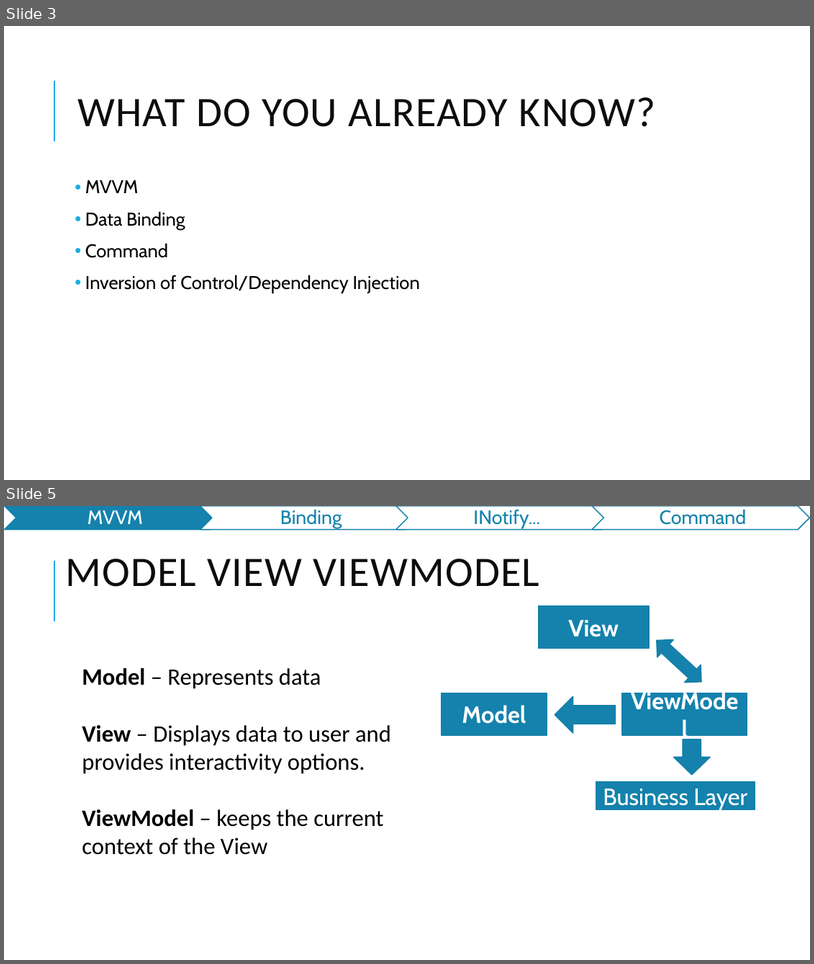
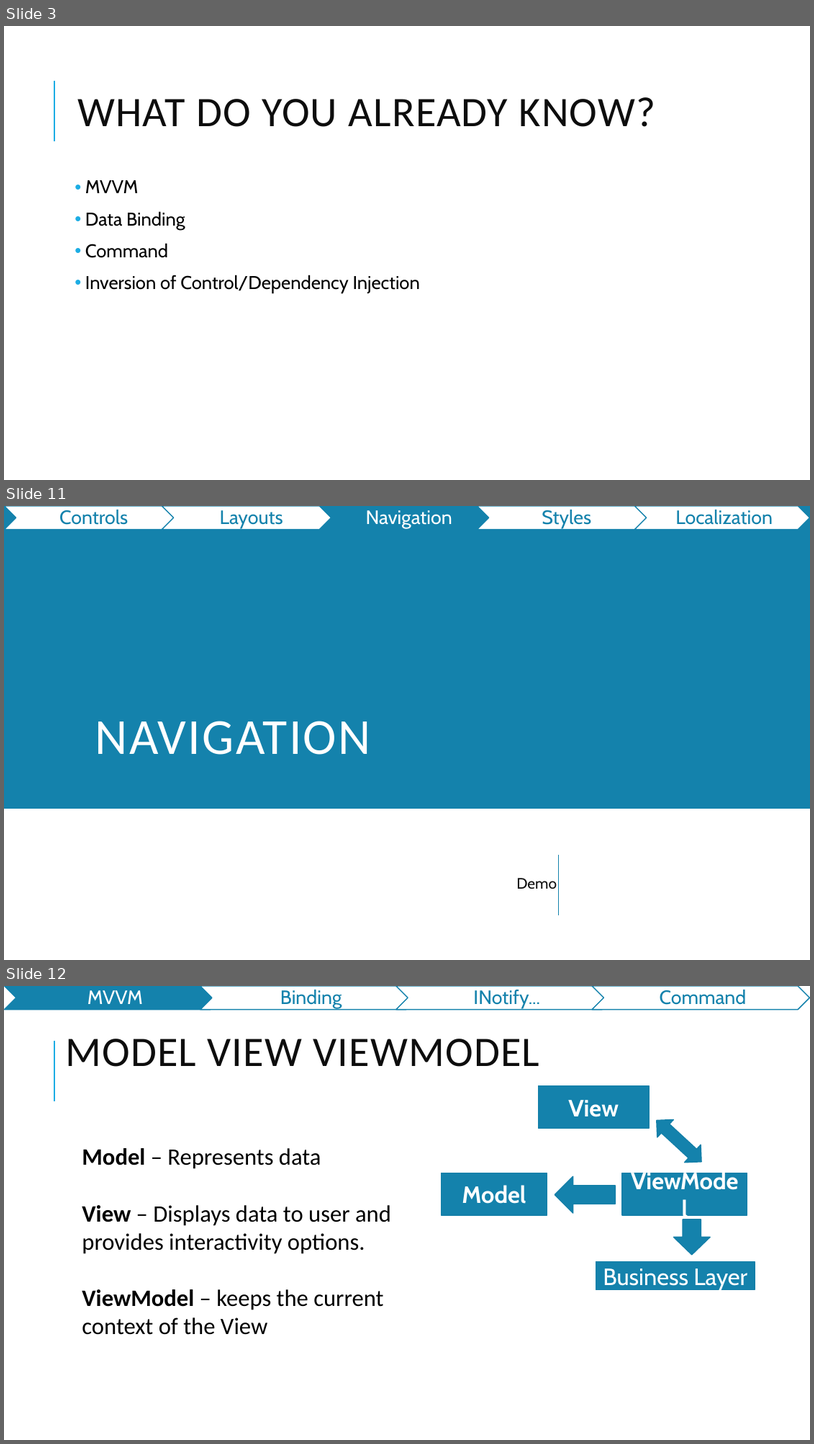
Before and after one commit to jasho/pv239-maui, a slide deck: 03_MVVM/PV239-Xamarin-03_MVVM.pptx. Shown one above the other, each under a label of ours: slides 3 and 5 before the commit, slides 3, 11 and 12 after it; the slides between them are not shown. The pictures are 814x964 and 814x1444 pixels, drawn with LibreOffice and Linux fonts; fonts in the diff are those of the drawing. Boxes give left, top, right and bottom in pixels: in the first picture for what was removed or moved away, otherwise in the second. Text is boxed around its words. In the diff, an @@ line names an element or a change of style, - is before the commit and + after.

```diff
--- a/03_MVVM/PV239-Xamarin-03_MVVM.pptx
+++ b/03_MVVM/PV239-Xamarin-03_MVVM.pptx
@@ slide 11 added at (4, 506, 810, 960), background #FFFFFF @@
@@ rectangle added at (4, 506, 810, 808), fill #1482AC @@
@@ group added at (4, 506, 810, 530): 5 chevrons, 5 texts @@
+Controls
+Layouts
+Navigation
+Styles
+Localization
@@ title added at (95, 721, 371, 754), 60 pt, text #FFFFFF @@
+NAVIGATION
@@ line added from (558, 915) to (558, 854), #1482AC 1.5 pt @@
@@ text added at (517, 878, 557, 888), 18 pt, text #0D0D0D @@
+Demo
@@ what was slide 5 is now slide 12 @@
```
Also in this commit, not shown: 1 slide changed, 6 other slides added, 1 other file.
